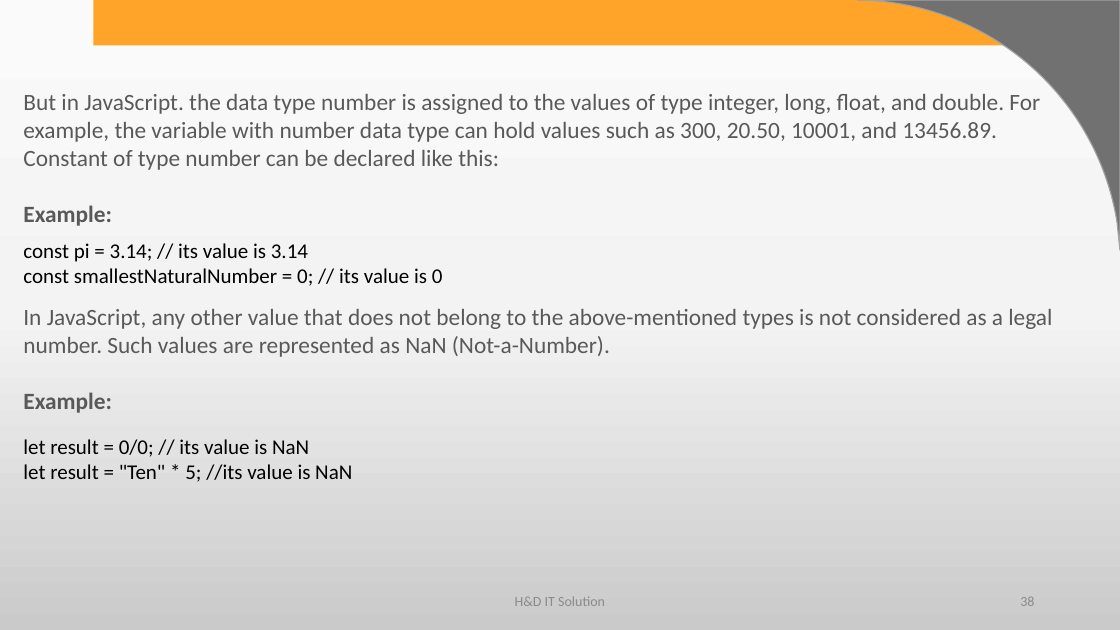
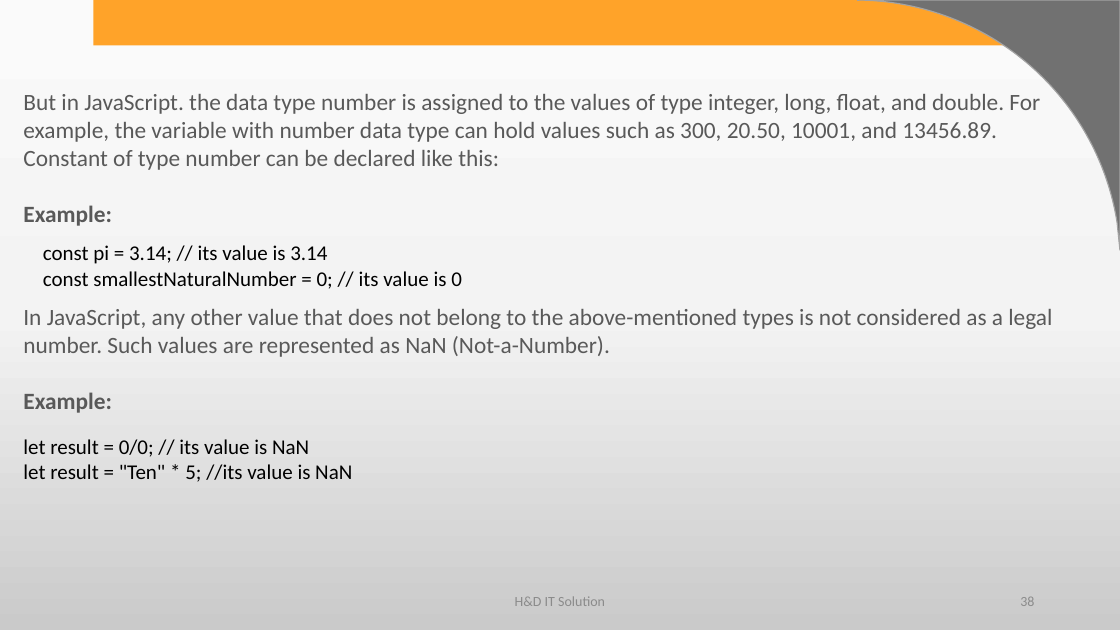
Before and after one commit to harshadasawant/javascript, a slide deck: slide 38 of ppt/JavaScript.pptx. Drawn at 1120x630 pixels with LibreOffice and Linux fonts; fonts in the diff are those of the drawing; background and template pictures are left out. Boxes give left, top, right and bottom in pixels: in the first picture for what was removed or moved away, otherwise in the second. Text is boxed around its words. In the diff, an @@ line names an element or a change of style, - is before the commit and + after.

```diff
--- a/ppt/JavaScript.pptx
+++ b/ppt/JavaScript.pptx
@@ text "const pi = 3.14; // ...": place and size @@
-text "const pi = 3.14; // ..." at (23,243,443,286)
+text "const pi = 3.14; // ..." at (43,245,462,289)
```
Also in this commit, not shown: 1 other slide changed, 67 slides added, 1 other file.
